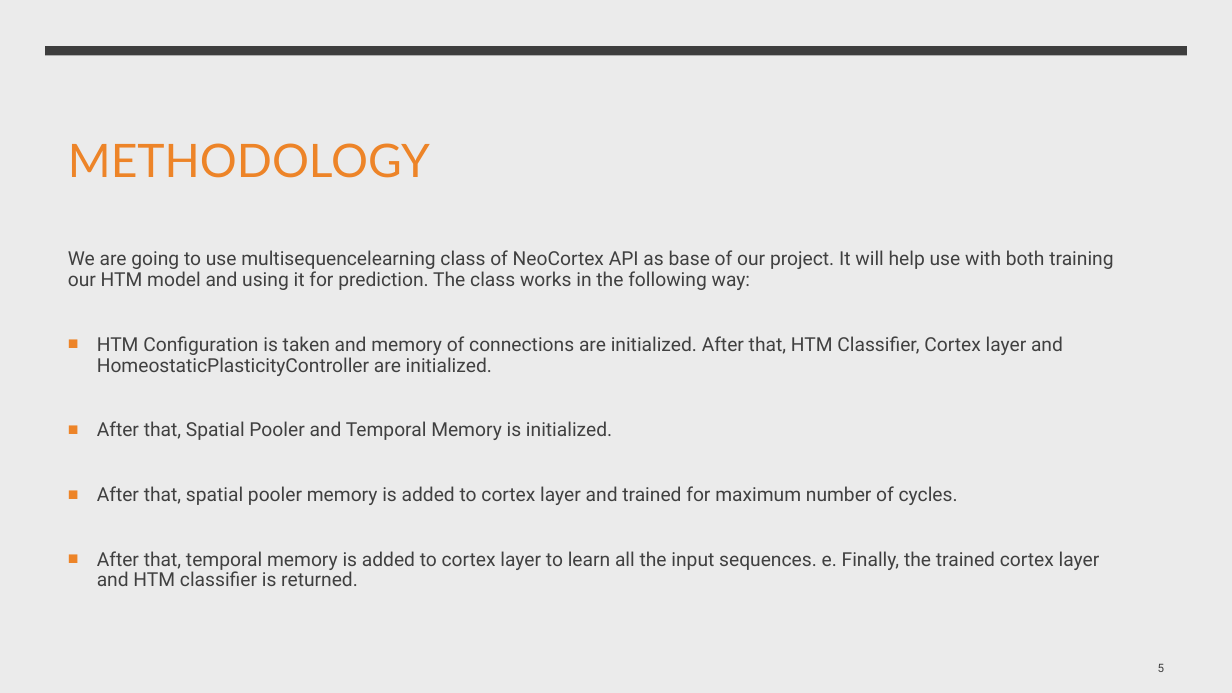
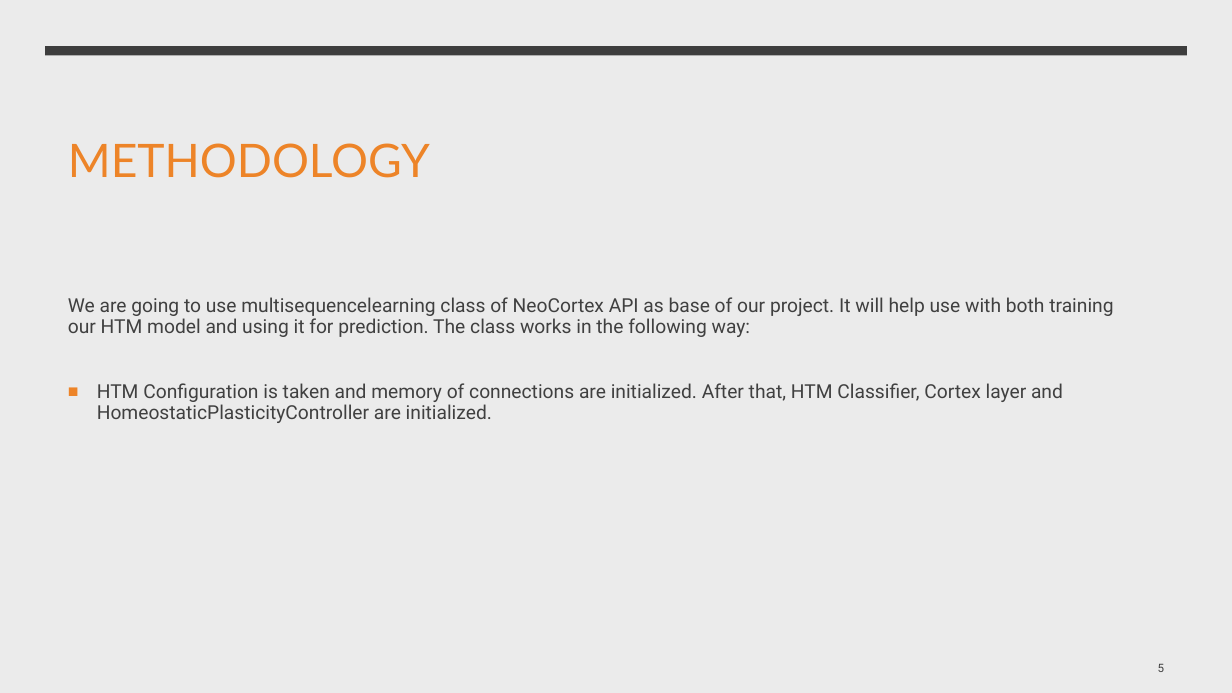
Before and after one commit to mahbubur-r/neocortexapi, a slide deck: slide 5 of source/MySEProject/Documentation/ML2324-8 Implement Anomaly Detection Sample.pptx. Drawn at 1232x693 pixels with LibreOffice and Linux fonts; fonts in the diff are those of the drawing. Boxes give left, top, right and bottom in pixels: in the first picture for what was removed or moved away, otherwise in the second. Text is boxed around its words. In the diff, an @@ line names an element or a change of style, - is before the commit and + after.

Commit message:
slight changes project doc and updated it

```diff
--- a/source/MySEProject/Documentation/ML2324-8 Implement Anomaly Detection Sample.pptx
+++ b/source/MySEProject/Documentation/ML2324-8 Implement Anomaly Detection Sample.pptx
@@ text "We are going to use ...": place and size @@
-text "We are going to use ..." at box(68, 250, 1113, 586)
+text "We are going to use ..." at box(68, 297, 1113, 423)
@@ text at box(97, 421, 1100, 586): paragraphs removed @@
-■ After that, Spatial Pooler and Temporal Memory is initialized.
-■ After that, spatial pooler memory is added to cortex layer and trained for maximum number of cycles.
-■ After that, temporal memory is added to cortex layer to learn all the input sequences. e. Finally, the trained cortex layer and HTM classifier is returned.
```
Also in this commit, not shown: 4 other slides changed, 8 slides added, 1 other file.
